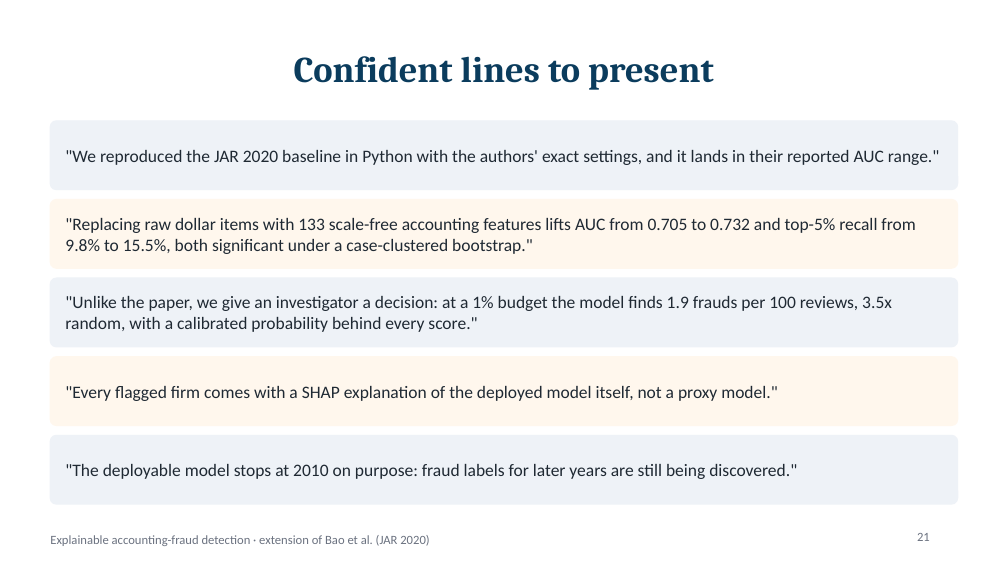
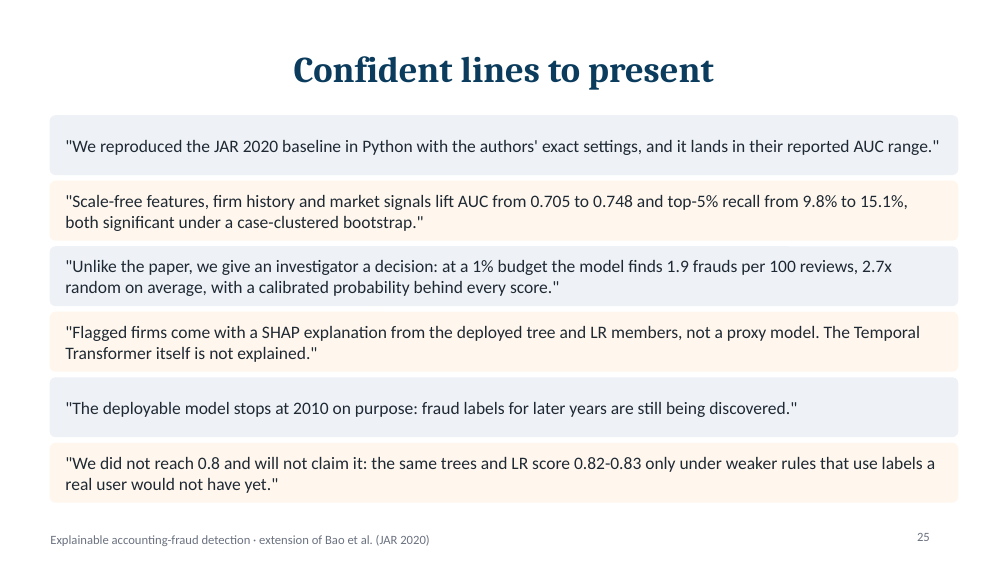
Before and after one commit to dhruv-37/Final-Year-Project-Minor, a slide deck: slide 25 of presentation/Fraud_Detection_Project.pptx (slide 21 before the commit). Drawn at 1008x567 pixels with LibreOffice and Linux fonts; fonts in the diff are those of the drawing. Boxes give left, top, right and bottom in pixels: in the first picture for what was removed or moved away, otherwise in the second. Text is boxed around its words. In the diff, an @@ line names an element or a change of style, - is before the commit and + after.

```diff
--- a/presentation/Fraud_Detection_Project.pptx
+++ b/presentation/Fraud_Detection_Project.pptx
@@ rounded rectangle: place and size @@
-rounded rectangle at (50, 121, 958, 190)
+rounded rectangle at (50, 116, 958, 174)
@@ text ""We reproduced the JAR 2020 ...": place and size @@
-text ""We reproduced the JAR 2020 ..." at (65, 150, 940, 165)
+text ""We reproduced the JAR 2020 ..." at (65, 140, 940, 155)
@@ rounded rectangle: place and size @@
-rounded rectangle at (50, 200, 958, 268)
+rounded rectangle at (50, 181, 958, 240)
@@ text at (65, 195, 908, 231): text changed @@
-"Replacing raw dollar items with 133 scale-free accounting features lifts AUC from 0.705 to 0.732 and top-5% recall from 9.8% to 15.5%, both significant under a case-clustered bootstrap."
+"Scale-free features, firm history and market signals lift AUC from 0.705 to 0.748 and top-5% recall from 9.8% to 15.1%, both significant under a case-clustered bootstrap."
@@ rounded rectangle: place and size @@
-rounded rectangle at (50, 278, 958, 347)
+rounded rectangle at (50, 247, 958, 305)
@@ text at (65, 260, 892, 296): text changed @@
-"Unlike the paper, we give an investigator a decision: at a 1% budget the model finds 1.9 frauds per 100 reviews, 3.5x random, with a calibrated probability behind every score."
+"Unlike the paper, we give an investigator a decision: at a 1% budget the model finds 1.9 frauds per 100 reviews, 2.7x random on average, with a calibrated probability behind every score."
@@ rounded rectangle: place and size @@
-rounded rectangle at (50, 357, 958, 425)
+rounded rectangle at (50, 312, 958, 371)
@@ text at (65, 326, 920, 362): text changed @@
-"Every flagged firm comes with a SHAP explanation of the deployed model itself, not a proxy model."
+"Flagged firms come with a SHAP explanation from the deployed tree and LR members, not a proxy model. The Temporal Transformer itself is not explained."
@@ rounded rectangle: place and size @@
-rounded rectangle at (50, 435, 958, 504)
+rounded rectangle at (50, 378, 958, 436)
@@ text ""The deployable model stops at ...": place and size @@
-text ""The deployable model stops at ..." at (65, 464, 797, 479)
+text ""The deployable model stops at ..." at (65, 402, 797, 417)
@@ rounded rectangle added at (50, 444, 958, 502), fill #FFF7ED, outline #FFF7ED 1 pt @@
@@ text added at (65, 457, 935, 493), 12.5 pt, text #1F2933 @@
+"We did not reach 0.8 and will not claim it: the same trees and LR score 0.82-0.83 only under weaker rules that use labels a real user would not have yet."
@@ page number at (917, 533, 930, 541): text changed @@
-21
+25
```
Also in this commit, not shown: 14 other slides changed, 4 slides added, 2 other files.
